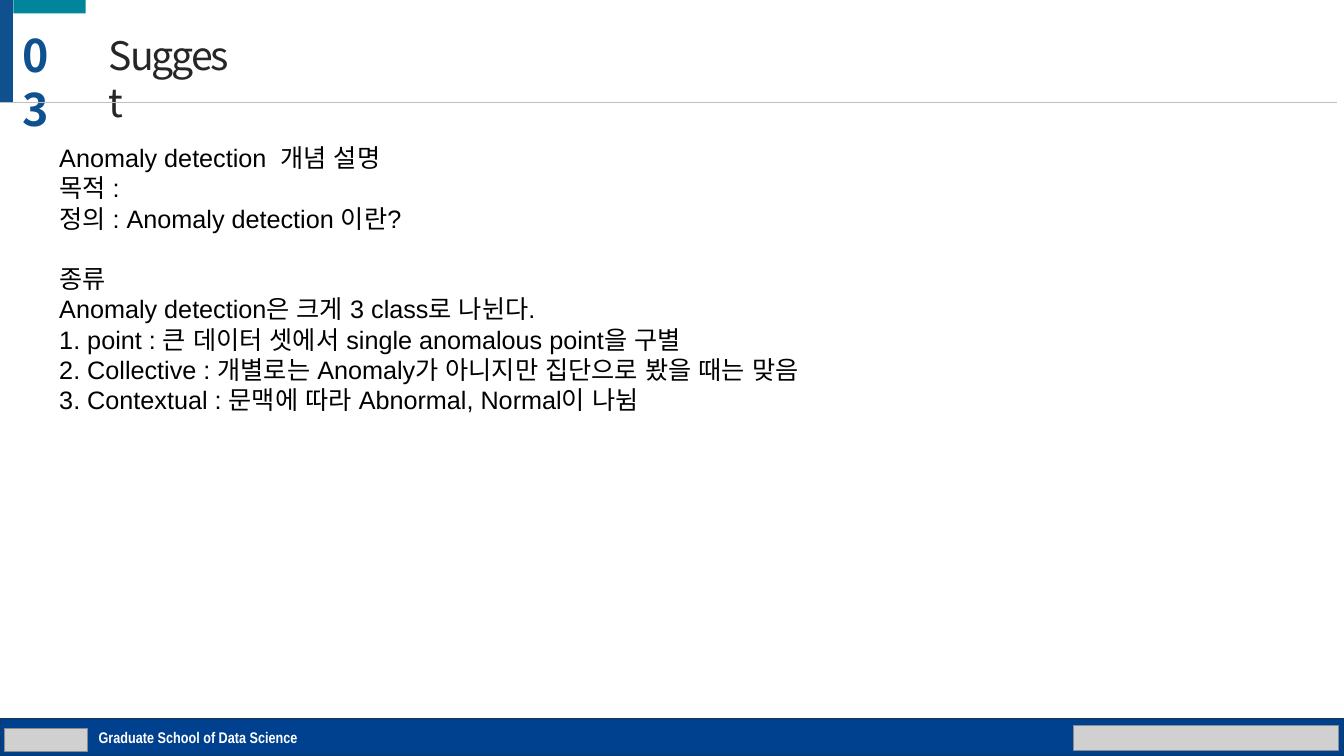
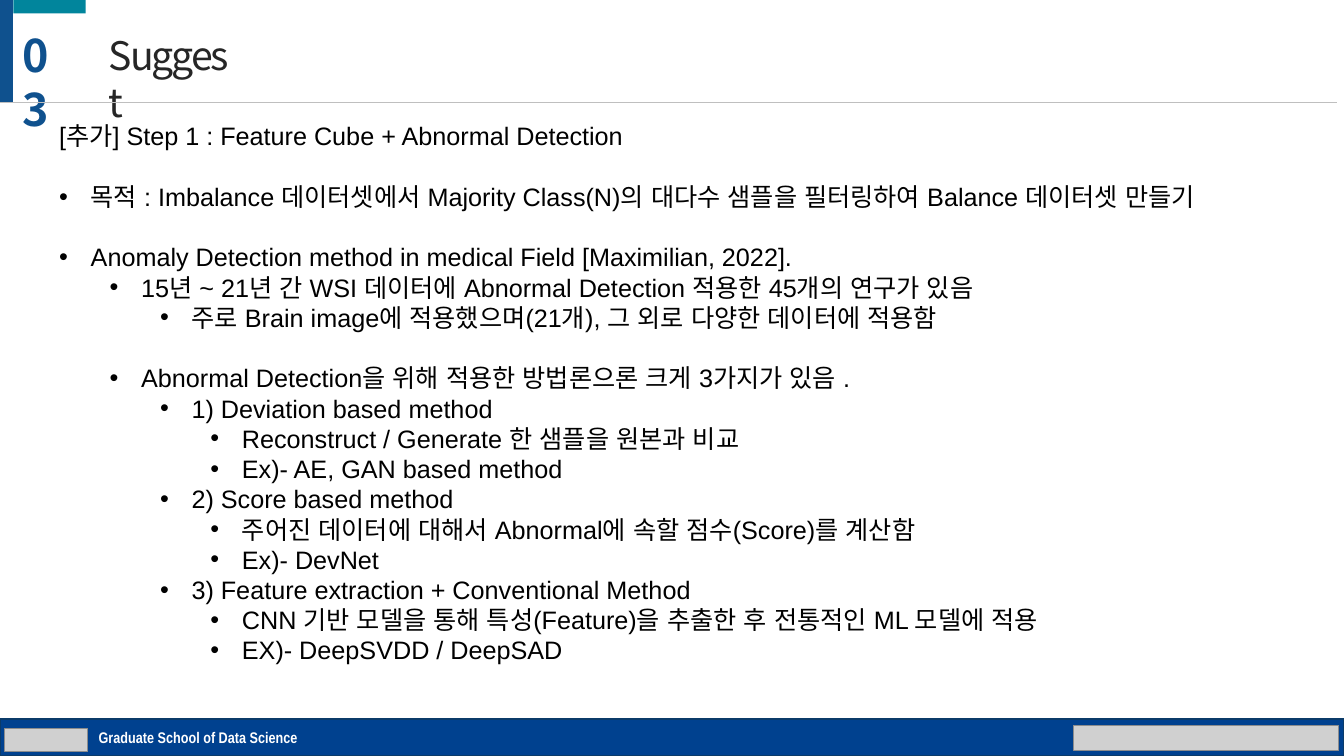
Before and after one commit to gusrn0505/TIL, a slide deck: slide 17 of 씨젠/발표 자료(다듬는 중).pptx (slide 16 before the commit). Drawn at 1344x756 pixels with LibreOffice and Linux fonts; fonts in the diff are those of the drawing; grey boxes stand for pictures. Boxes give left, top, right and bottom in pixels: in the first picture for what was removed or moved away, otherwise in the second. Text is boxed around its words. In the diff, an @@ line names an element or a change of style, - is before the commit and + after.

```diff
--- a/씨젠/발표 자료(다듬는 중).pptx
+++ b/씨젠/발표 자료(다듬는 중).pptx
@@ text at (59, 125, 1195, 665): text changed @@
-Anomaly detection 개념 설명
-목적 :
-정의 : Anomaly detection 이란?
-종류
-Anomaly detection은 크게 3 class로 나뉜다.
-1. point : 큰 데이터 셋에서 single anomalous point을 구별
-2. Collective : 개별로는 Anomaly가 아니지만 집단으로 봤을 때는 맞음
-3. Contextual : 문맥에 따라 Abnormal, Normal이 나뉨
+[추가] Step 1 : Feature Cube + Abnormal Detection
+• 목적 : Imbalance 데이터셋에서 Majority Class(N)의 대다수 샘플을 필터링하여 Balance 데이터셋 만들기
+• Anomaly Detection method in medical Field [Maximilian, 2022].
+  • 15년 ~ 21년 간 WSI 데이터에 Abnormal Detection 적용한 45개의 연구가 있음
+    • 주로 Brain image에 적용했으며(21개), 그 외로 다양한 데이터에 적용함
+  • Abnormal Detection을 위해 적용한 방법론으론 크게 3가지가 있음 .
+    • 1) Deviation based method
+      • Reconstruct / Generate 한 샘플을 원본과 비교
+      • Ex)- AE, GAN based method
+    • 2) Score based method
+      • 주어진 데이터에 대해서 Abnormal에 속할 점수(Score)를 계산함
+      • Ex)- DevNet
+    • 3) Feature extraction + Conventional Method
+      • CNN 기반 모델을 통해 특성(Feature)을 추출한 후 전통적인 ML 모델에 적용
+      • EX)- DeepSVDD / DeepSAD
```
Also in this commit, not shown: 9 other slides changed, 2 slides added, 3 slides removed, 1 other file.
